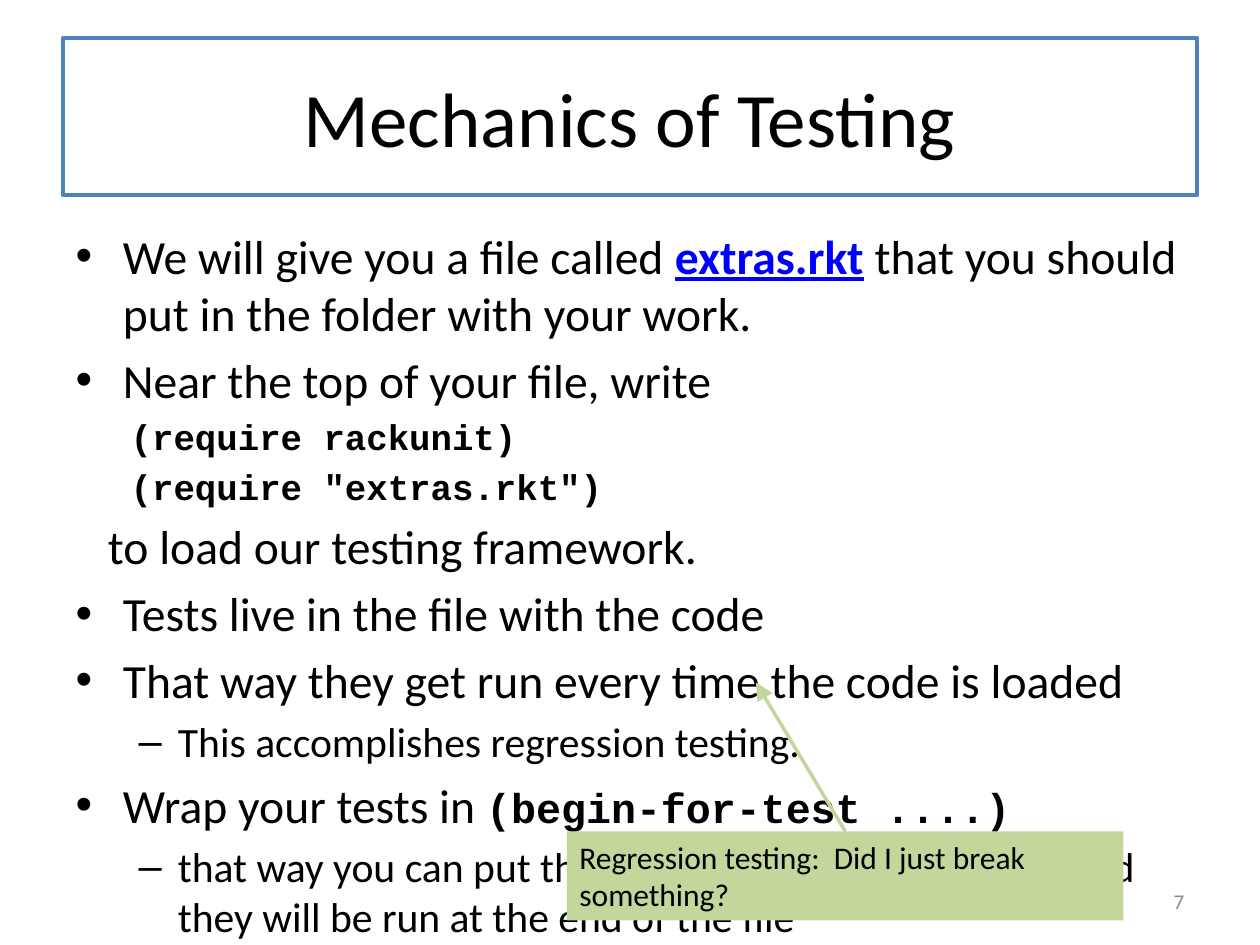
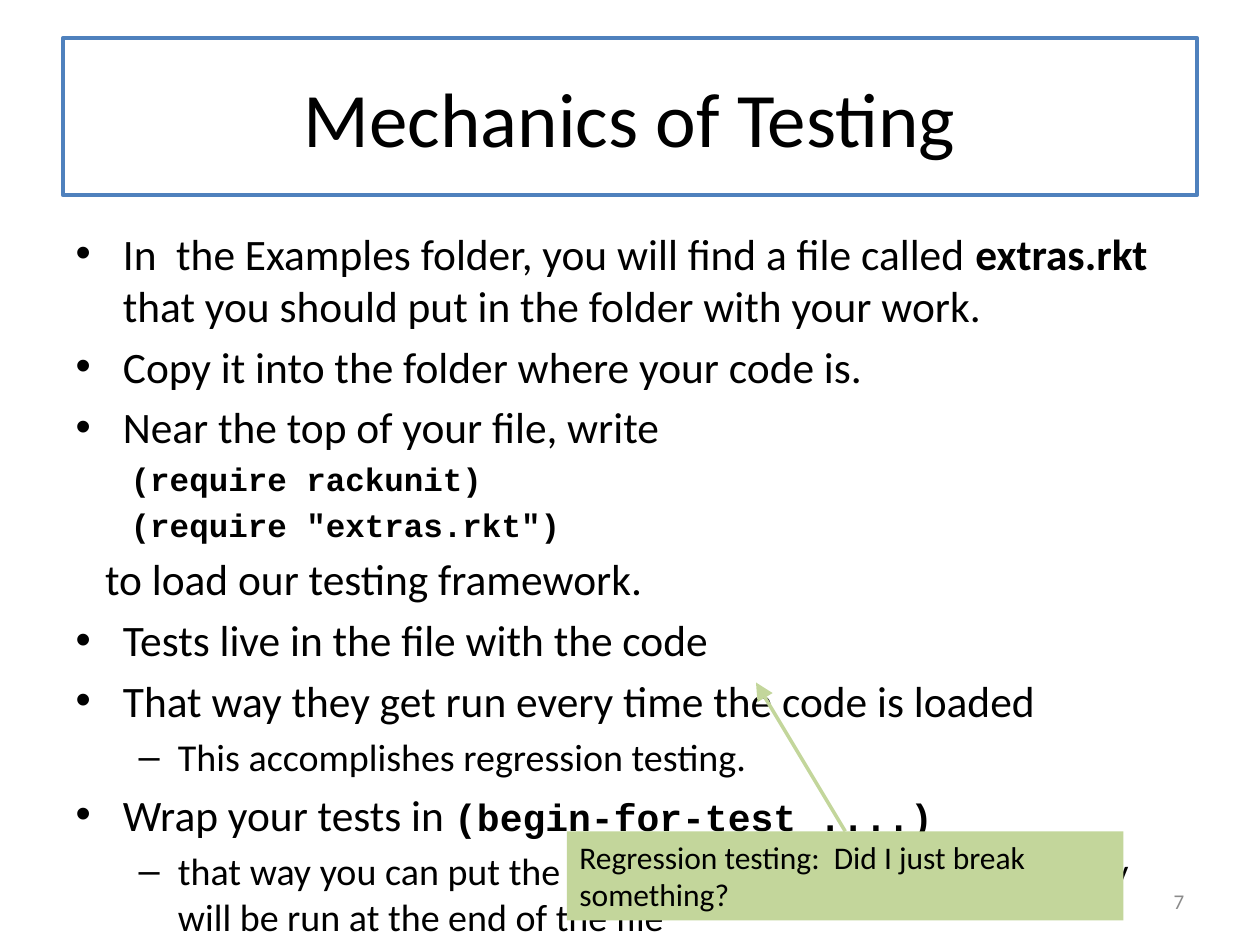
Before and after one commit to mwand/cs5010f17, a slide deck: slide 7 of Slides/Lesson 2.4 Testing.pptx. Drawn at 1260x945 pixels with LibreOffice and Linux fonts; fonts in the diff are those of the drawing. Boxes give left, top, right and bottom in pixels: in the first picture for what was removed or moved away, otherwise in the second. Text is boxed around its words. In the diff, an @@ line names an element or a change of style, - is before the commit and + after.

Commit message:
Will's edits through L2.5

```diff
--- a/Slides/Lesson 2.4 Testing.pptx
+++ b/Slides/Lesson 2.4 Testing.pptx
@@ text at (123,239,1147,390): text changed; size 27.2 to 24.8 pt @@
-• We will give you a file called extras.rkt that you should put in the folder with your work.
+• In the Examples folder, you will find a file called extras.rkt that you should put in the folder with your work.
+• Copy it into the folder where your code is.
@@ text at (105,413,1129,940): size 27.2 to 24.8 pt in "Near the top of your file, write", "to load our testing framework.", "Tests live in the file with the ...", "That way they get run every time ..." and 1 more places; size 20.4 to 18.6 pt in "(require rackunit)", "(require "extras.rkt")"; size 23.8 to 21.7 pt in "This accomplishes regression testing.", "(begin-for-test ....)", "that way you can put the tests ..." @@
```
Also in this commit, not shown: 2 other slides changed, 8 other files.
